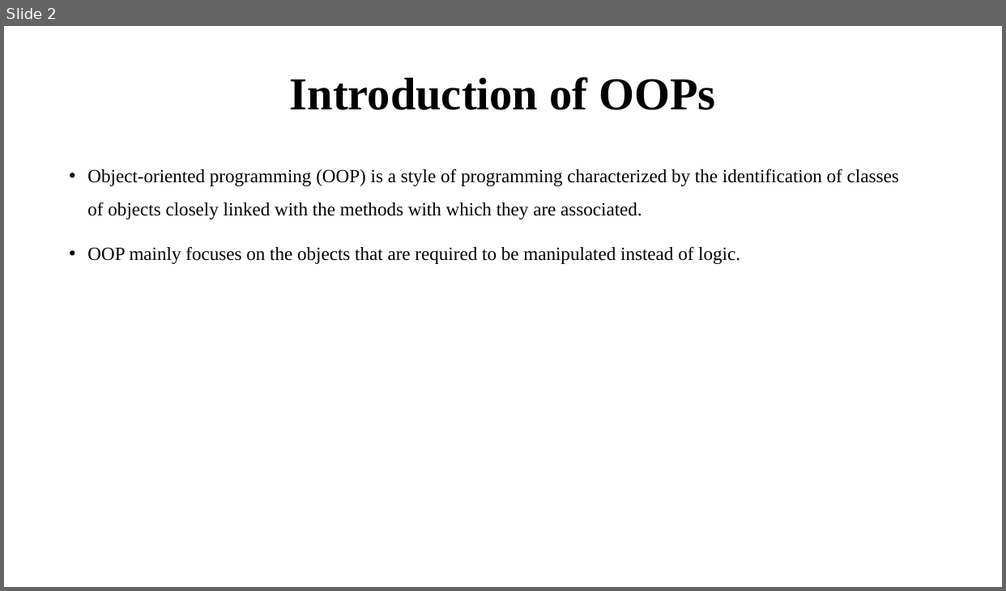
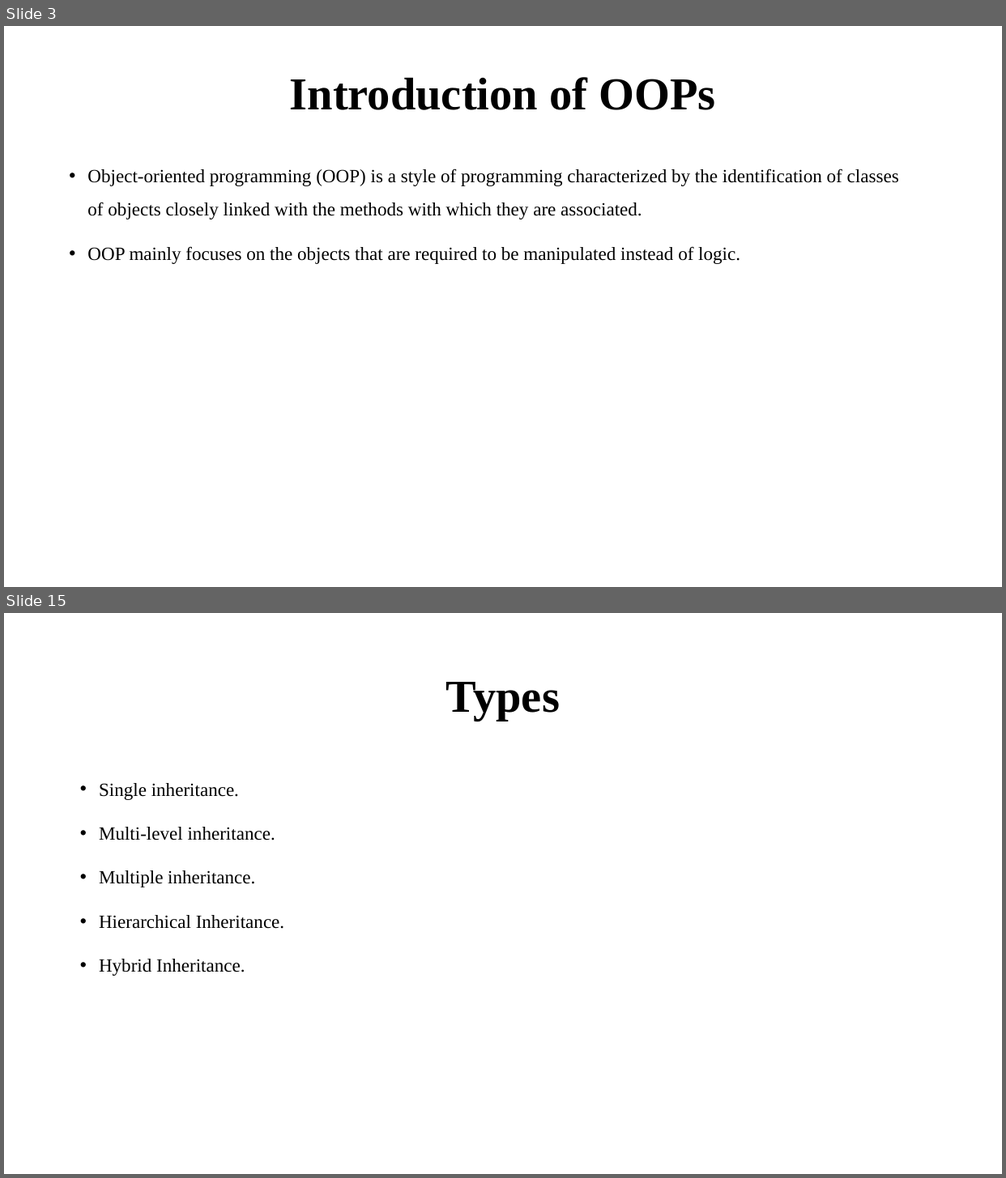
Before and after one commit to amitsharma7565/Core_and_Advance_Java, a slide deck: oops.pptx. Shown one above the other, each under a label of ours: slide 2 before the commit, slides 3 and 15 after it; the slides between them are not shown. The pictures are 1006x591 and 1006x1178 pixels, drawn with LibreOffice and Linux fonts; fonts in the diff are those of the drawing. Boxes give left, top, right and bottom in pixels: in the first picture for what was removed or moved away, otherwise in the second. Text is boxed around its words. In the diff, an @@ line names an element or a change of style, - is before the commit and + after.

```diff
--- a/oops.pptx
+++ b/oops.pptx
@@ slide 15 added at bbox=[4, 613, 1002, 1174], background #FFFFFF @@
@@ title added at bbox=[446, 682, 560, 721], 44 pt, text #000000, bold @@
+Types
@@ text added at bbox=[99, 783, 284, 976], 18 pt, text #000000 @@
+• Single inheritance.
+• Multi-level inheritance.
+• Multiple inheritance.
+• Hierarchical Inheritance.
+• Hybrid Inheritance.
@@ what was slide 2 is now slide 3 @@
```
Also in this commit, not shown: 3 slides changed, 26 other slides added, 5 slides removed, 3 other files.
